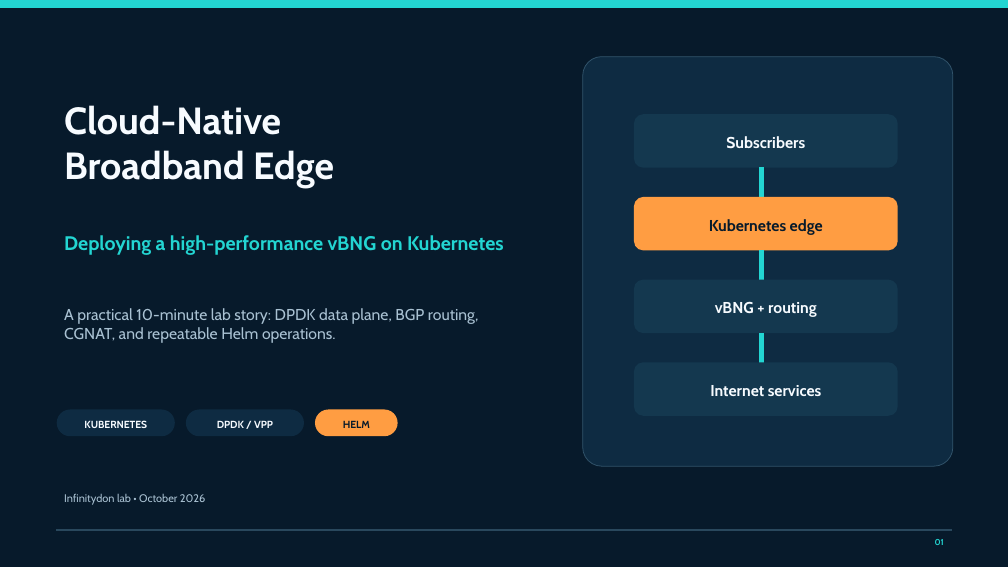
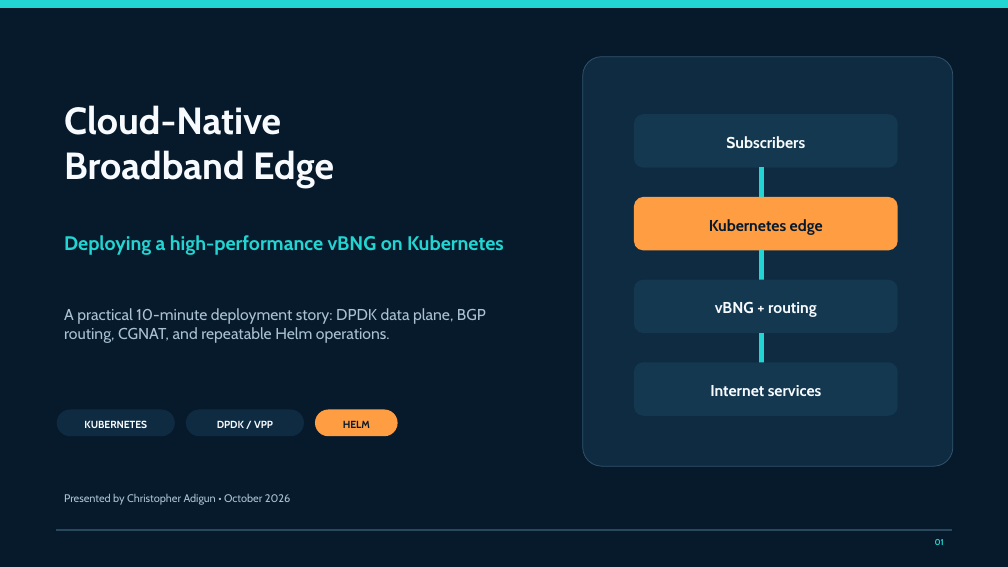
Before and after one commit to infinitydon/cloud-native-vbng-edge-lab, a slide deck: slide 1 of presentation/cloud-native-vbng-edge.pptx. Drawn at 1008x567 pixels with LibreOffice and Linux fonts; fonts in the diff are those of the drawing. Boxes give left, top, right and bottom in pixels: in the first picture for what was removed or moved away, otherwise in the second. Text is boxed around its words. In the diff, an @@ line names an element or a change of style, - is before the commit and + after.

```diff
--- a/presentation/cloud-native-vbng-edge.pptx
+++ b/presentation/cloud-native-vbng-edge.pptx
@@ text at bbox=[64, 308, 486, 343]: text changed @@
-A practical 10-minute lab story: DPDK data plane, BGP routing, CGNAT, and repeatable Helm operations.
+A practical 10-minute deployment story: DPDK data plane, BGP routing, CGNAT, and repeatable Helm operations.
@@ text at bbox=[64, 493, 291, 505]: text changed @@
-Infinitydon lab • October 2026
+Presented by Christopher Adigun • October 2026
```
Also in this commit, not shown: 3 other slides changed.
